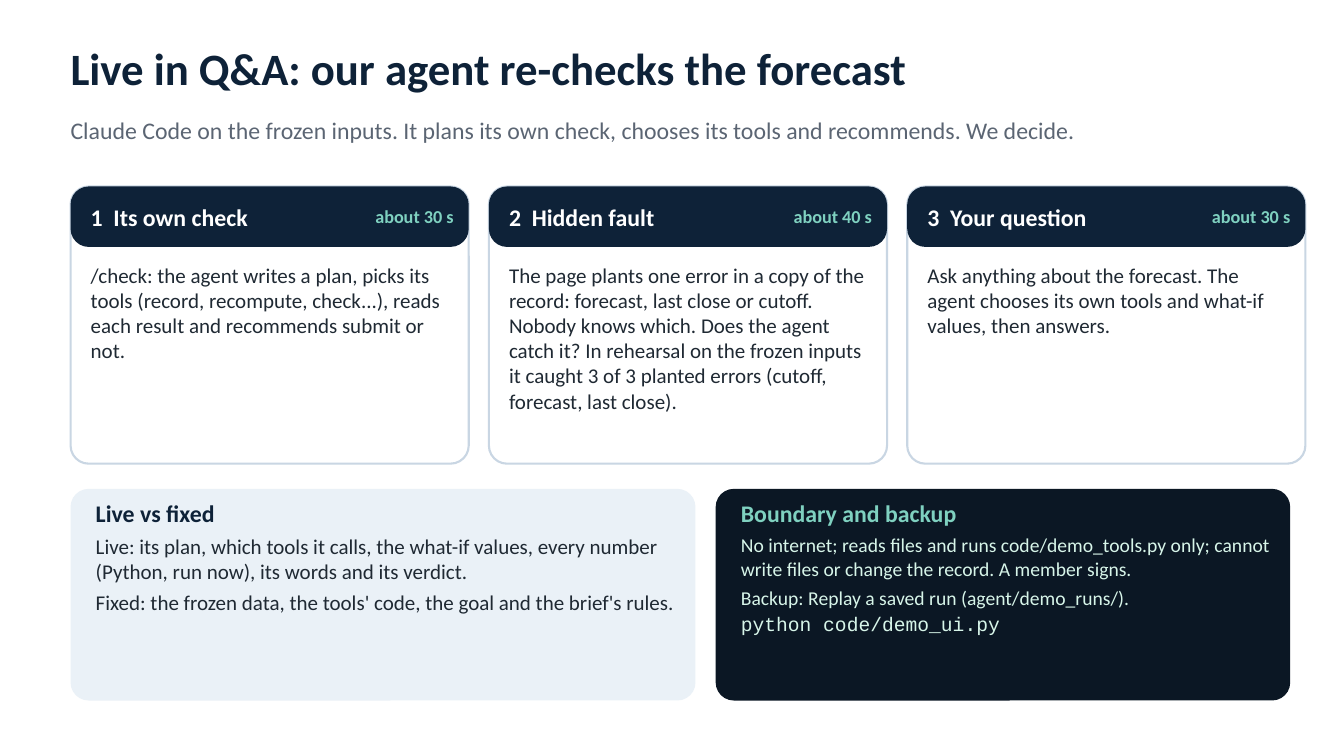
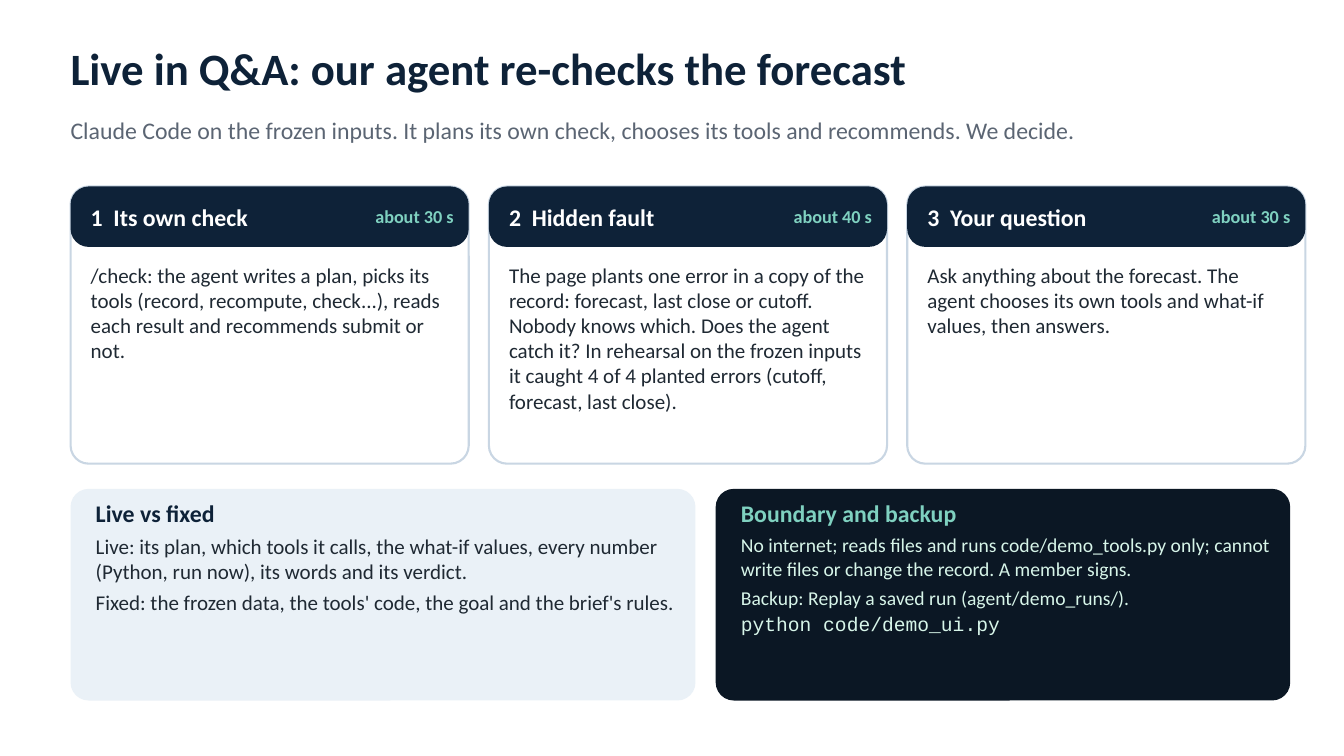
Before and after one commit to antoniohede-ai/ifte0007-group9-sp500-forecast, a slide deck: slide 6 of report/slides_final.pptx. Drawn at 1344x756 pixels with LibreOffice and Linux fonts; fonts in the diff are those of the drawing. Boxes give left, top, right and bottom in pixels: in the first picture for what was removed or moved away, otherwise in the second. Text is boxed around its words. In the diff, an @@ line names an element or a change of style, - is before the commit and + after.

```diff
--- a/report/slides_final.pptx
+++ b/report/slides_final.pptx
@@ text at [509, 268, 864, 412]: text changed @@
-The page plants one error in a copy of the record: forecast, last close or cutoff. Nobody knows which. Does the agent catch it? In rehearsal on the frozen inputs it caught 3 of 3 planted errors (cutoff, forecast, last close).
+The page plants one error in a copy of the record: forecast, last close or cutoff. Nobody knows which. Does the agent catch it? In rehearsal on the frozen inputs it caught 4 of 4 planted errors (cutoff, forecast, last close).
```
Also in this commit, not shown: 1 other slide changed, 3 other files.
